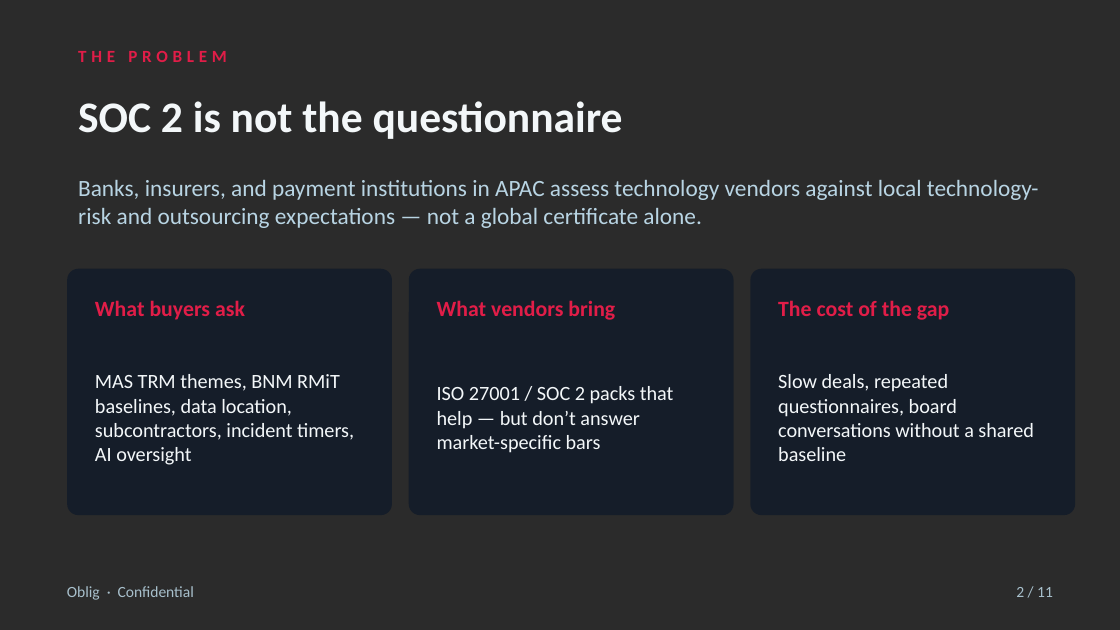
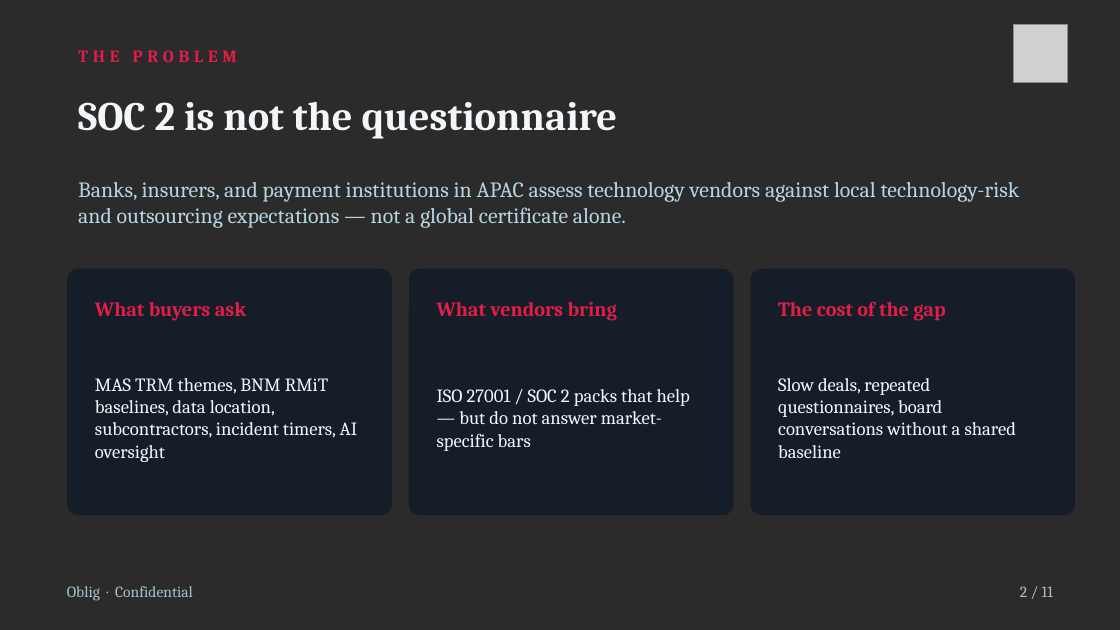
Before and after one commit to ohkariku-boop/oblig, a slide deck: slide 2 of docs/Oblig-Introduction-Deck.pptx. Drawn at 1120x630 pixels with LibreOffice and Linux fonts; fonts in the diff are those of the drawing; grey boxes stand for pictures; background and template pictures are left out; a plain dark background stands for a picture behind light text. Boxes give left, top, right and bottom in pixels: in the first picture for what was removed or moved away, otherwise in the second. Text is boxed around its words. In the diff, an @@ line names an element or a change of style, - is before the commit and + after.

Commit message:
Pitch deck: Oblig logo top-right on all slides; Georgia typeface

```diff
--- a/docs/Oblig-Introduction-Deck.pptx
+++ b/docs/Oblig-Introduction-Deck.pptx
@@ picture added at [1014, 25, 1067, 83] @@
@@ font Calibri to Cambria in 3 elements at [67, 586, 193, 601], [1020, 586, 1053, 597], [78, 50, 237, 62] @@
@@ text "SOC 2 is not the ..." at [78, 102, 618, 139]: size 28 to 26 pt, font Calibri to Cambria @@
@@ text "Banks, insurers, and payment institutions ..." at [78, 182, 1020, 228]: size 15 to 14 pt, font Calibri to Cambria @@
@@ size 14 to 13 pt, font Calibri to Cambria in 3 elements at [95, 302, 246, 321], [437, 302, 617, 321], [778, 301, 945, 321] @@
@@ text "MAS TRM themes, BNM RMiT ..." at [95, 378, 358, 462]: size 13 to 12 pt, font Calibri to Cambria @@
@@ text "Slow deals, repeated questionnaires, board ..." at [778, 378, 1016, 458]: size 13 to 12 pt, font Calibri to Cambria @@
@@ text at [437, 389, 690, 451]: text changed; size 13 to 12 pt; font Calibri to Cambria @@
-ISO 27001 / SOC 2 packs that help — but don’t answer market-specific bars
+ISO 27001 / SOC 2 packs that help — but do not answer market-specific bars
```
Also in this commit, not shown: 10 other slides changed.
